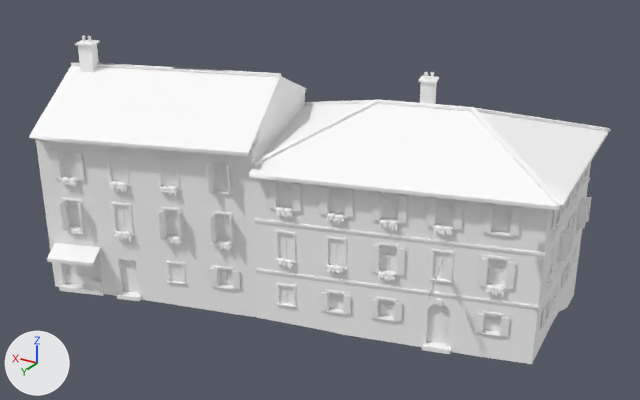
A saved change to the glTF model games/yorimichi/assets/belmonte/meshes/SM_BM_BT_blk_34.glb.
One viewpoint serves both versions: a 50 mm camera at (-27.5, 43.8, 27.5) aimed at (-1.2, 0.0, 5.5). Every picture has the same lights, and +X, +Y and +Z are marked at lower left. The first picture is the older version. Vertices at exactly the same position are counted once.

The first picture shows 'SM_BM_BT_blk_34'.
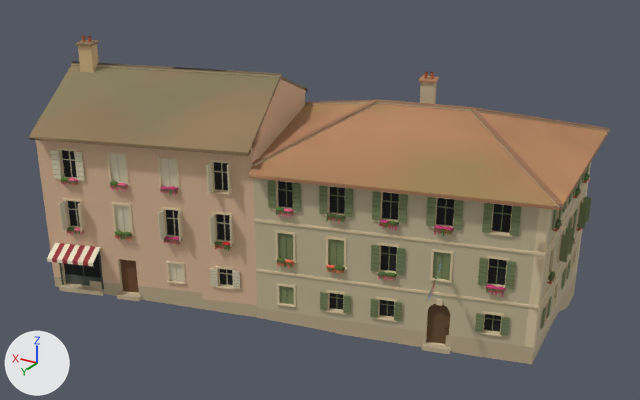
Location of each change, (x1, y1, x2, y2) in pixels of the pictures (640 x 400 px):
```json
{"part": 1, "of": "me_sm_bt_blk_34", "change": "recoloured", "before": [29, 36, 611, 364], "after": [29, 36, 611, 364], "on screen": "white to beige"}
```

The change, as JSON lines over the scene's bpy script:
```json
{"block": "me_sm_bt_blk_34", "where": "me_sm_bt_blk_34.from_pydata(...)  # 8811 vertices, 9823 faces; spans x -16.9..16.3, y -11.2..11.2, z -2.1..15.2"}
{"block": "me_sm_bt_blk_34", "where": "# used by ob_sm_bm_bt_blk_34; location = (0.0, 0.0, 0.0)"}
{"block": "me_sm_bt_blk_34", "change": "me_sm_bt_blk_34 part 1: 9823 faces centred in x -16.8..16.3, y -11.2..11.2, z -2.0..15.2 are repainted in the vertex colours; the middle colour goes from white #ffffff to beige #c4b796"}
```
